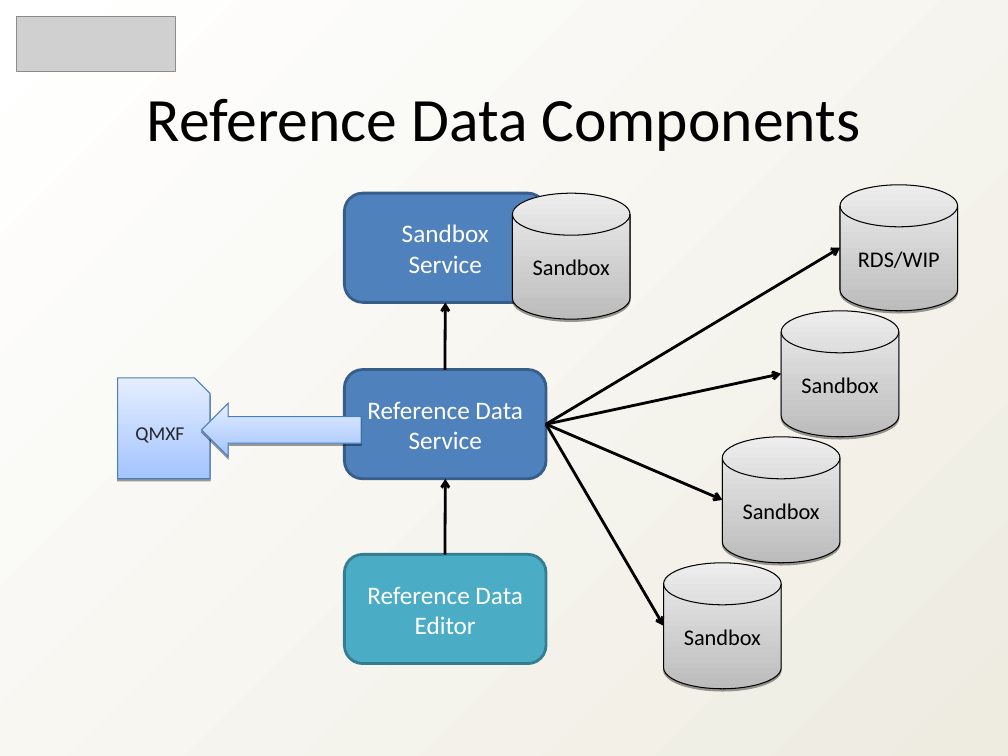
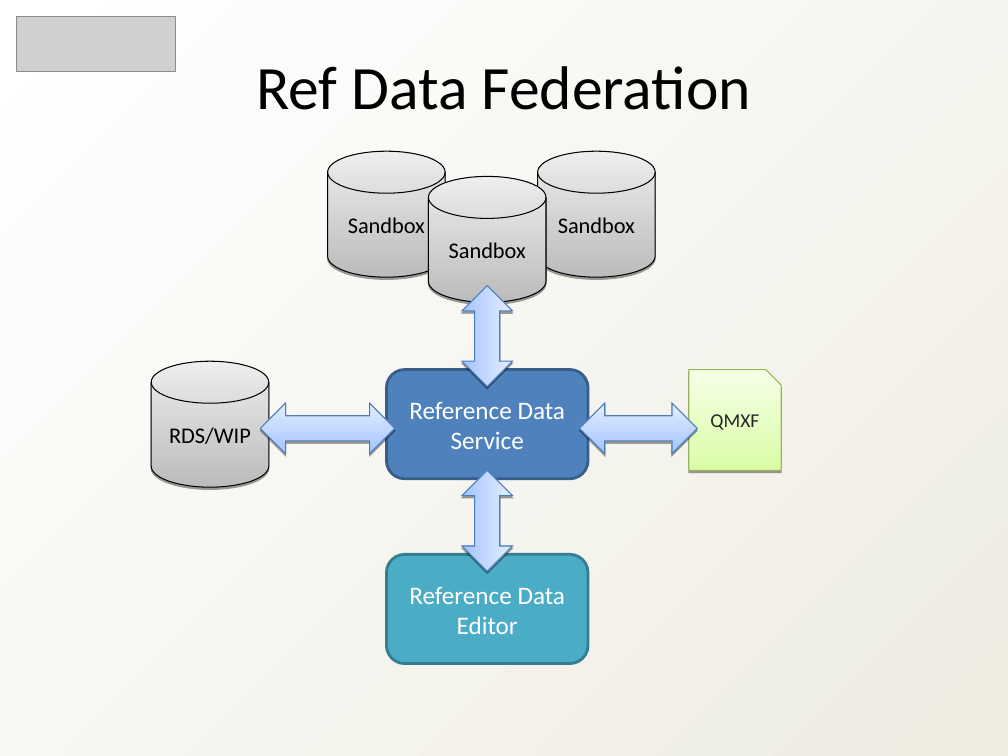
Before and after one commit to heyena/iring-tools, a slide deck: slide 6 of branches/2.0.x/Documentation/iRINGTools_Overview_v2.0.x.ppt (slide 7 before the commit). Drawn at 1008x756 pixels with LibreOffice and Linux fonts; fonts in the diff are those of the drawing; grey boxes stand for pictures. Boxes give left, top, right and bottom in pixels: in the first picture for what was removed or moved away, otherwise in the second. Text is boxed around its words. In the diff, an @@ line names an element or a change of style, - is before the commit and + after.

```diff
--- a/branches/2.0.x/Documentation/iRINGTools_Overview_v2.0.x.ppt
+++ b/branches/2.0.x/Documentation/iRINGTools_Overview_v2.0.x.ppt
@@ text at [256,66,751,110]: text changed @@
-Reference Data Components
+Ref Data Federation
@@ cylinder "Sandbox": place and size @@
-cylinder "Sandbox" at [781,310,899,436]
+cylinder "Sandbox" at [328,151,446,277]
@@ cylinder "Sandbox": place and size @@
-cylinder "Sandbox" at [723,436,841,562]
+cylinder "Sandbox" at [428,176,546,302]
@@ cylinder "Sandbox": place and size @@
-cylinder "Sandbox" at [512,194,630,320]
+cylinder "Sandbox" at [537,151,655,277]
@@ rounded rectangle removed at [345,194,546,302] @@
-Sandbox
-Service
@@ arrow removed from (546, 424) to (840, 248) @@
@@ left right arrow added at [462,285,512,386], fill gradient #A3C4FF to #E5EEFF, outline #4A7EBB 0.74 pt @@
@@ arrow removed from (445, 370) to (446, 302) @@
@@ cylinder "RDS/WIP": place and size @@
-cylinder "RDS/WIP" at [840,184,958,310]
+cylinder "RDS/WIP" at [151,361,269,487]
@@ rounded rectangle "Reference Data Service": place and size @@
-rounded rectangle "Reference Data Service" at [345,370,546,479]
+rounded rectangle "Reference Data Service" at [386,370,588,479]
@@ arrow removed from (546, 424) to (781, 374) @@
@@ freeform shape "QMXF": place and size @@
-freeform shape "QMXF" at [118,378,211,479]
+freeform shape "QMXF" at [688,370,781,471]
@@ freeform shape "QMXF" at [688,370,781,471]: fill gradient #A3C4FF to #E5EEFF to gradient #DAFDA7 to #F5FFE6; outline #4A7EBB 0.74 pt to #98B954 0.74 pt @@
@@ left arrow removed at [202,403,361,457] @@
@@ left right arrow added at [260,403,394,454], fill gradient #A3C4FF to #E5EEFF, outline #4A7EBB 0.74 pt @@
@@ left right arrow added at [580,403,698,454], fill gradient #A3C4FF to #E5EEFF, outline #4A7EBB 0.74 pt @@
@@ arrow removed from (546, 424) to (723, 500) @@
@@ arrow removed from (546, 424) to (663, 626) @@
@@ arrow removed from (445, 554) to (446, 479) @@
@@ left right arrow added at [462,471,512,572], fill gradient #A3C4FF to #E5EEFF, outline #4A7EBB 0.74 pt @@
@@ rounded rectangle "Reference Data Editor": place and size @@
-rounded rectangle "Reference Data Editor" at [345,554,546,663]
+rounded rectangle "Reference Data Editor" at [386,554,588,663]
@@ cylinder removed at [663,562,781,688] @@
-Sandbox
```
Also in this commit, not shown: 8 other slides changed, 7 slides added, 8 slides removed, 3 other files.
